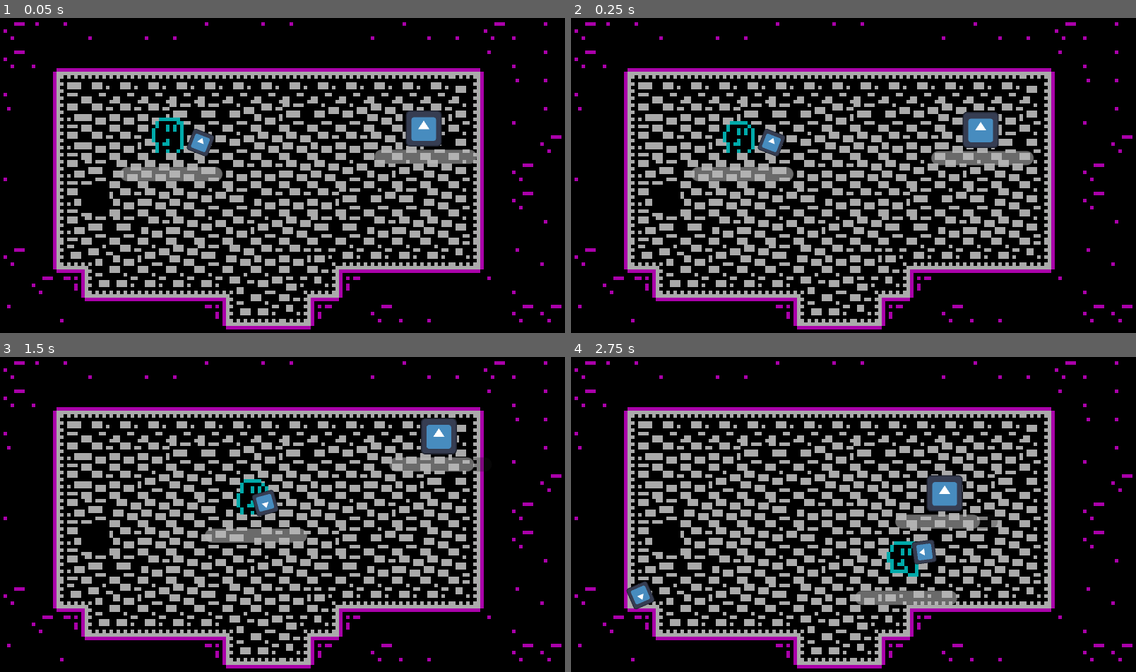
Above: before the commit, frames 1-4 (two rows, left to right).
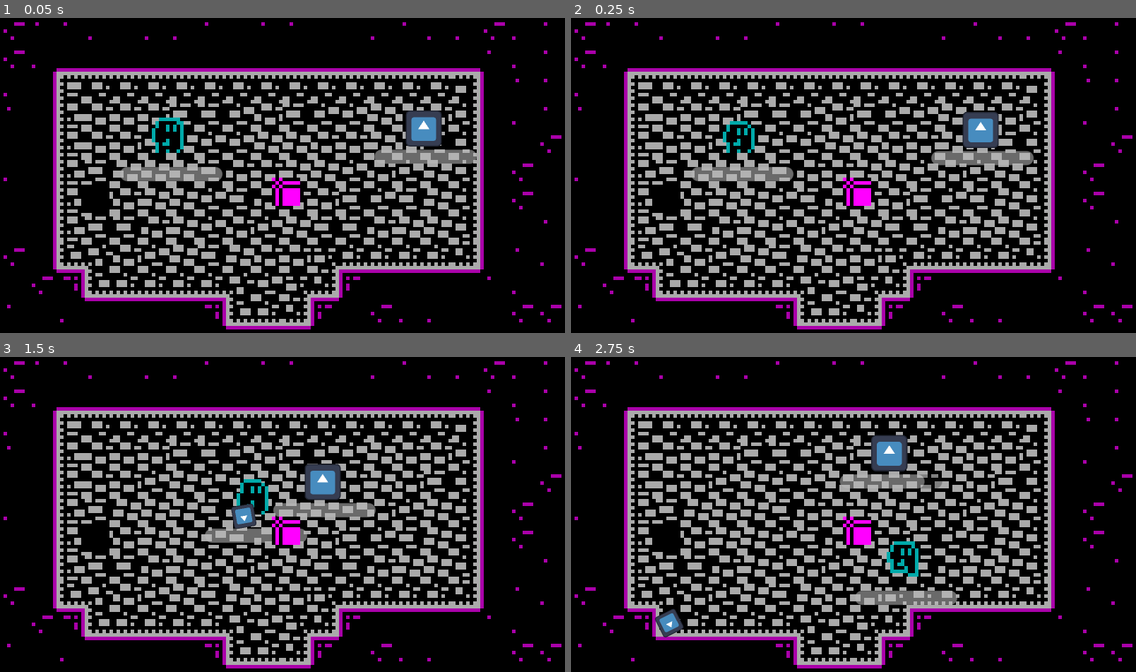
Above: after the commit, the same moments.

Repository: Renan-G-projec/DungeonWarrior
Game: Godot game, scene res://scenes/main.tscn
Two runs of this game, one before a commit and one after it. Both use one fixed random seed, a clock stepped at 60 frames per second and the inputs below. The engine's default icon, where the game draws it, is replaced by a stand-in: a white triangle on a blue panel in a dark square.
Inputs (mouse positions are in pixels of both pictures, inside the frame that each line leads up to):
- Up to frame 1 (0.05 s): no input
- Up to frame 2 (0.25 s): no input
- Up to frame 3 (1.5 s): tap Enter at 0.5 s; move the mouse to (406, 498) at 0.52 s; hold D (walk_right) 0.53-1.28 s; tap E (Interact) at 0.6, 1.35 s; click (406, 498) at 0.67 s; move the mouse to (169, 530) at 1.27 s; hold S (walk_down) from 1.28 s (still down)
- Up to frame 4 (2.75 s): move the mouse to (910, 442) at 2.02 s; release S (walk_down) at 2.03 s; hold D (walk_right) from 2.03 s (still down); click (910, 442) at 2.1 s; tap E (Interact) at 2.3 s

The runs differ from the first frame. In frame 1, 0.6% of the frame differs, in the area x 33-54%, y 35-60%; in frame 2, 0.6%; in frame 3, 3.3%; in frame 4, 3.5%, in the area x 9-76%, y 24-90%.
Error after the commit: Attempt to call function 'attack' in base 'null instance' on a null instance. (res://features/player/player.gd:25)

Commit message:
feat: Added chest to the game. AMDG

Diff:
--- /dev/null
+++ b/features/chest/chest.gd
@@ -0,0 +1,28 @@
+# Ad Maiorem Dei Gloriam!
+class_name Chest
+extends StaticBody2D
+
+var _containing_item: WeaponBase = null
+var _player_ref: Player = null
+
+func _ready() -> void:
+	for child in get_children():
+		if child is WeaponBase:
+			_containing_item = child
+
+func _on_area_2d_body_entered(body: Node2D) -> void:
+	if body is Player:
+		_player_ref = body
+
+func _physics_process(delta: float) -> void:
+	if Input.is_action_just_pressed("Interact") && _player_ref && _containing_item:
+		if _player_ref.weapon:
+			_player_ref.weapon.queue_free()
+		remove_child(_containing_item)
+		_player_ref.add_child(_containing_item)
+		_player_ref.weapon = _containing_item
+		_player_ref.weapon.position = Vector2.ZERO
+
+func _on_area_2d_body_exited(body: Node2D) -> void:
+	if body is Player:
+		_player_ref = null
--- /dev/null
+++ b/features/chest/chest.tscn
@@ -0,0 +1,32 @@
+[gd_scene format=3 uid="uid://cwy77uvnadex"]
+
+[ext_resource type="Script" uid="uid://dab44aylutv52" path="res://features/chest/chest.gd" id="1_njc3y"]
+
+[sub_resource type="PlaceholderTexture2D" id="PlaceholderTexture2D_d1p6d"]
+size = Vector2(8, 8)
+
+[sub_resource type="RectangleShape2D" id="RectangleShape2D_d1p6d"]
+size = Vector2(8, 8)
+
+[sub_resource type="RectangleShape2D" id="RectangleShape2D_buoi2"]
+size = Vector2(28, 28)
+
+[node name="Chest" type="StaticBody2D" unique_id=293850047]
+collision_layer = 16
+collision_mask = 0
+script = ExtResource("1_njc3y")
+
+[node name="Sprite2D" type="Sprite2D" parent="." unique_id=579084523]
+texture = SubResource("PlaceholderTexture2D_d1p6d")
+
+[node name="CollisionShape2D" type="CollisionShape2D" parent="." unique_id=2102221185]
+shape = SubResource("RectangleShape2D_d1p6d")
+
+[node name="Area2D" type="Area2D" parent="." unique_id=980994369]
+collision_layer = 16
+
+[node name="CollisionShape2D" type="CollisionShape2D" parent="Area2D" unique_id=522863717]
+shape = SubResource("RectangleShape2D_buoi2")
+
+[connection signal="body_entered" from="Area2D" to="." method="_on_area_2d_body_entered"]
+[connection signal="body_exited" from="Area2D" to="." method="_on_area_2d_body_exited"]
--- a/features/player/player.gd
+++ b/features/player/player.gd
@@ -52,7 +52,6 @@
 	elif _input_direction.x > 0.0:
 		$Sprite2D.flip_h = false
 
-
 func _on_bow_ammo_changed(new_ammo: int) -> void:
 	print(new_ammo)
 
--- a/features/player/player.tscn
+++ b/features/player/player.tscn
@@ -4,9 +4,8 @@
 [ext_resource type="Texture2D" uid="uid://1dsrgo36se0h" path="res://features/player/player.png" id="2_kt1oa"]
 [ext_resource type="Script" uid="uid://c7gd8nrwsduhk" path="res://features/components/health_component.gd" id="3_emvbc"]
 [ext_resource type="PackedScene" uid="uid://cr6e8ow0yxrfy" path="res://features/components/lifebar.tscn" id="4_i250s"]
-[ext_resource type="PackedScene" uid="uid://ekpvivw2k8ru" path="res://features/weapons/weapons/bow.tscn" id="5_6xbq4"]
 [ext_resource type="PackedScene" uid="uid://dfi2lifuc76ex" path="res://features/components/dash_component.tscn" id="5_7mbft"]
-[ext_resource type="PackedScene" uid="uid://c5b6ojyuw0kgk" path="res://features/weapons/weapons/feel_component.tscn" id="6_kt1oa"]
+[ext_resource type="PackedScene" uid="uid://c5b6ojyuw0kgk" path="res://features/components/feel_component.tscn" id="6_kt1oa"]
 [ext_resource type="Script" uid="uid://cwiu5p468npnt" path="res://features/components/knockback.gd" id="6_y2cyt"]
 
 [sub_resource type="AtlasTexture" id="AtlasTexture_k34i2"]
@@ -126,7 +125,7 @@
 [node name="Player" type="CharacterBody2D" unique_id=2017001837 node_paths=PackedStringArray("weapon") groups=["player"]]
 collision_mask = 19
 script = ExtResource("1_fcb3x")
-weapon = NodePath("Bow")
+weapon = NodePath("")
 
 [node name="Sprite2D" type="AnimatedSprite2D" parent="." unique_id=535856669]
 position = Vector2(0, -5)
@@ -137,9 +136,6 @@
 [node name="CollisionShape2D" type="CollisionShape2D" parent="." unique_id=82784212]
 position = Vector2(0, -1)
 shape = SubResource("RectangleShape2D_d1p6d")
-
-[node name="Bow" parent="." unique_id=148830378 instance=ExtResource("5_6xbq4")]
-position = Vector2(6, -4)
 
 [node name="HealthComponent" type="Node" parent="." unique_id=937912766]
 script = ExtResource("3_emvbc")
@@ -160,6 +156,3 @@
 offset_top = 4.0
 offset_bottom = 4.0
 bind_health_component = NodePath("../HealthComponent")
-
-[connection signal="ammo_changed" from="Bow" to="." method="_on_bow_ammo_changed"]
-[connection signal="started_recharging" from="Bow" to="." method="_on_bow_started_recharging"]
--- a/scenes/main.tscn
+++ b/scenes/main.tscn
@@ -4,6 +4,8 @@
 [ext_resource type="PackedScene" uid="uid://dn1dfydjjjmu4" path="res://features/player/player.tscn" id="2_0wfyh"]
 [ext_resource type="PackedScene" uid="uid://hbugebch8c06" path="res://features/map/rooms/room_1.tscn" id="2_jyhfs"]
 [ext_resource type="PackedScene" uid="uid://dq3vfwc6qgd5e" path="res://features/enemies/enemy_base.tscn" id="3_sugp2"]
+[ext_resource type="PackedScene" uid="uid://cwy77uvnadex" path="res://features/chest/chest.tscn" id="5_tbgi4"]
+[ext_resource type="PackedScene" uid="uid://ekpvivw2k8ru" path="res://features/weapons/weapons/bow.tscn" id="6_tefeu"]
 
 [node name="Main" type="Node2D" unique_id=450768612 node_paths=PackedStringArray("current_room")]
 script = ExtResource("1_o5qli")
@@ -17,3 +19,9 @@
 
 [node name="EnemyBase" parent="." unique_id=651179315 instance=ExtResource("3_sugp2")]
 position = Vector2(121, 32)
+
+[node name="Chest" parent="." unique_id=293850047 instance=ExtResource("5_tbgi4")]
+position = Vector2(81, 50)
+
+[node name="Bow" parent="Chest" unique_id=148830378 instance=ExtResource("6_tefeu")]
+position = Vector2(-73, 55)
Not shown, added: features/chest/chest.gd.uid
Renamed: features/weapons/weapons/feel_component.tscn -> features/components/feel_component.tscn
